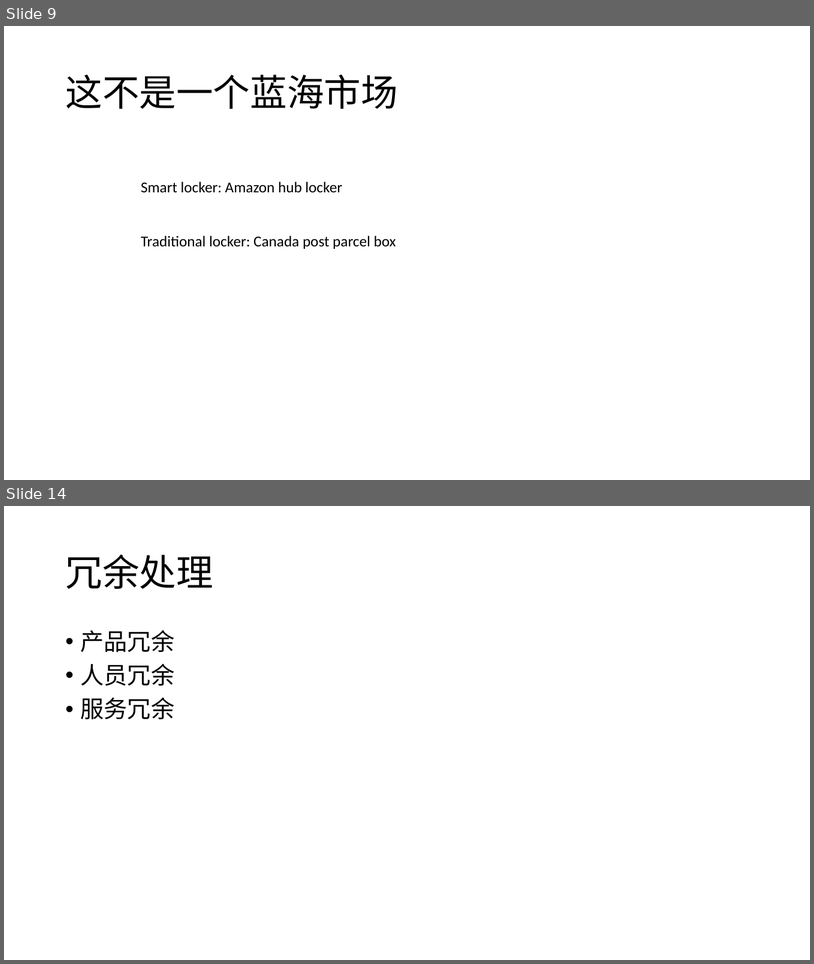
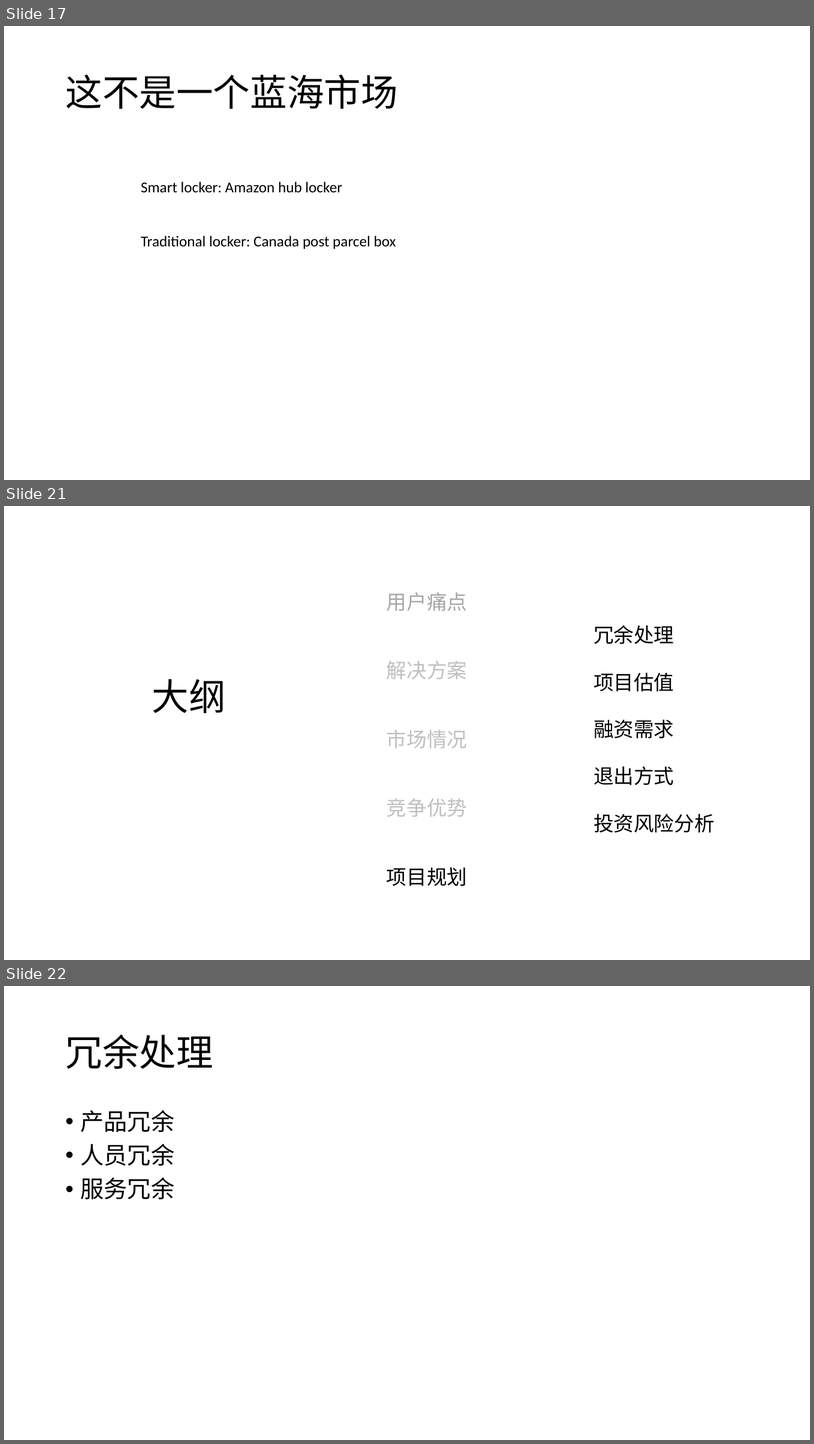
Before and after one commit to twigzxd/ZXXXZ, a slide deck: 智能快递柜ppt.pptx. Shown one above the other, each under a label of ours: slides 9 and 14 before the commit, slides 17, 21 and 22 after it; the slides between them are not shown. The pictures are 814x964 and 814x1444 pixels, drawn with LibreOffice and Linux fonts; fonts in the diff are those of the drawing. Boxes give left, top, right and bottom in pixels: in the first picture for what was removed or moved away, otherwise in the second. Text is boxed around its words. In the diff, an @@ line names an element or a change of style, - is before the commit and + after.

```diff
--- a/智能快递柜ppt.pptx
+++ b/智能快递柜ppt.pptx
@@ slide 21 added at (4,506,810,960), background #FFFFFF @@
@@ text added at (387,592,467,611), 24 pt, text #A6A6A6 @@
+用户痛点
@@ text added at (594,625,674,644), 24 pt, text #000000 @@
+冗余处理
@@ text added at (387,661,467,679), 24 pt, text #BFBFBF @@
+解决方案
@@ title added at (152,679,225,713), 44 pt, text #000000 @@
+大纲
@@ text added at (594,672,674,691), 24 pt, text #000000 @@
+项目估值
@@ text added at (594,720,674,738), 24 pt, text #000000 @@
+融资需求
@@ text added at (387,730,467,748), 24 pt, text #BFBFBF @@
+市场情况
@@ text added at (594,766,674,785), 24 pt, text #000000 @@
+退出方式
@@ text added at (387,798,467,817), 24 pt, text #BFBFBF @@
+竞争优势
@@ text added at (594,813,715,832), 24 pt, text #000000 @@
+投资风险分析
@@ text added at (387,867,467,886), 24 pt, text #000000 @@
+项目规划
@@ what was slide 9 is now slide 17 @@
@@ what was slide 14 is now slide 22 @@
```
Also in this commit, not shown: 8 slides changed, 6 other slides added, 1 other file.
